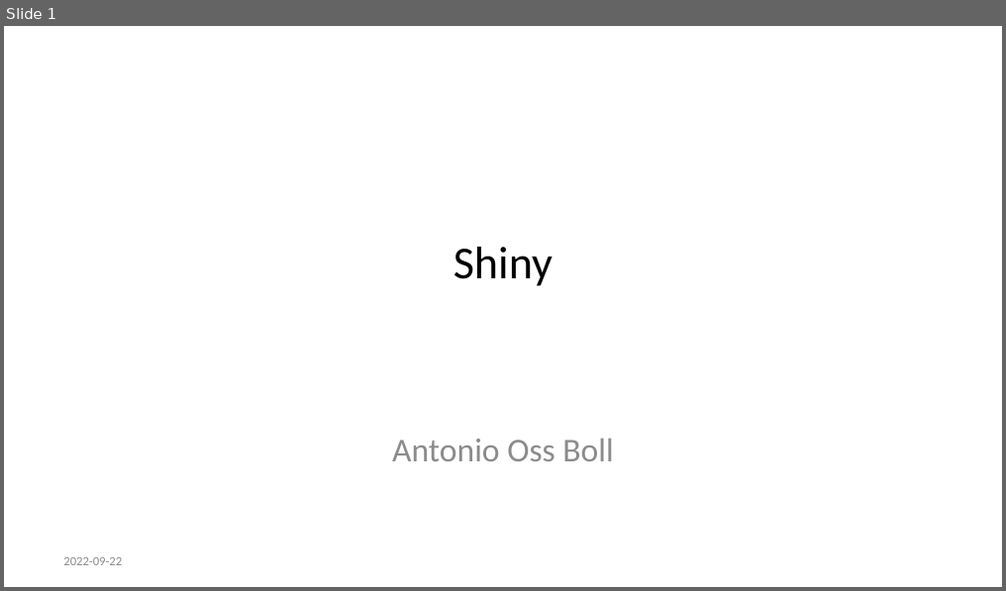
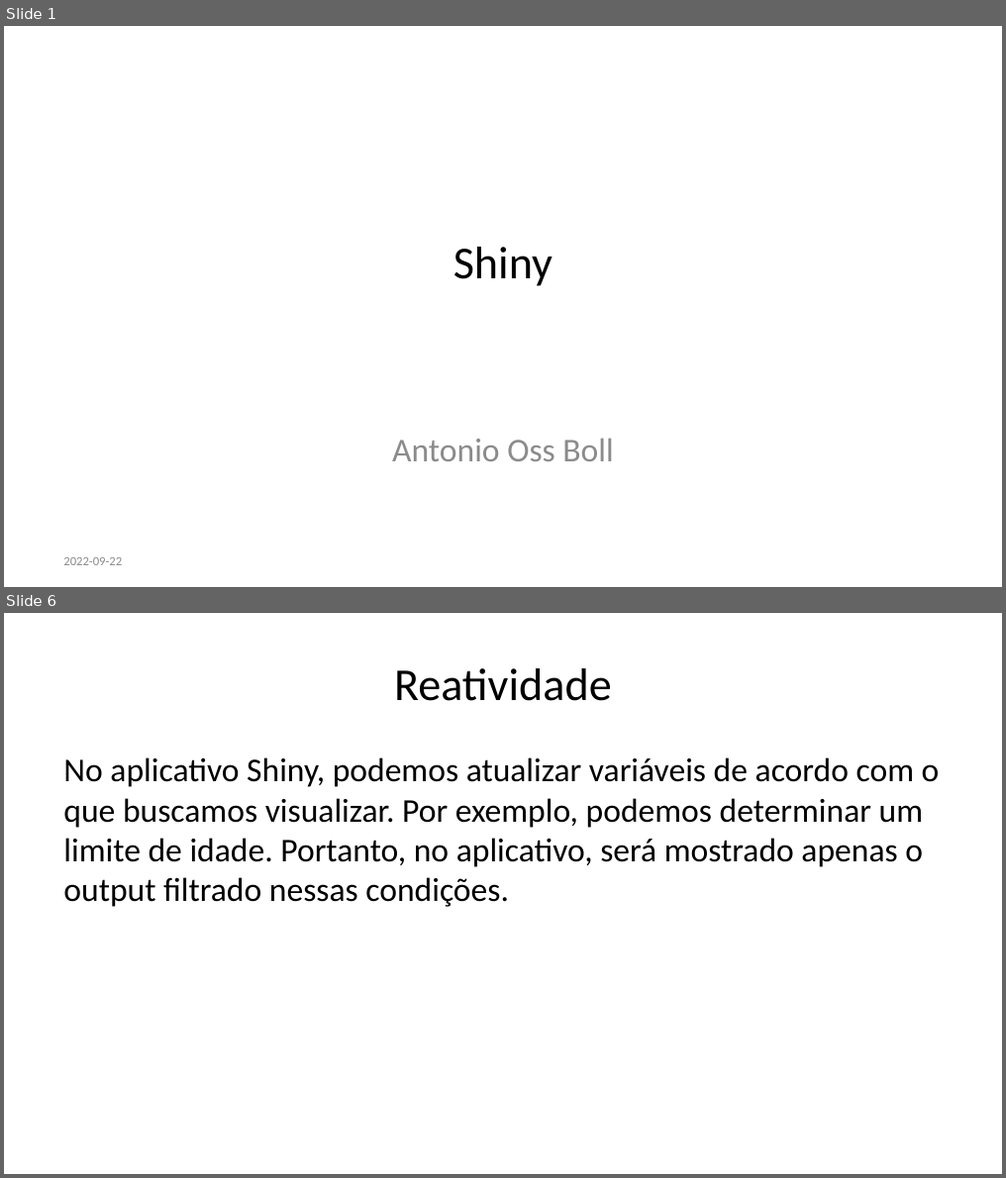
Before and after one commit to AntonioBoll/ApresentacaoShiny, a slide deck: apresentacao.pptx. Shown one above the other, each under a label of ours: slide 1 before the commit, slides 1 and 6 after it; the slides between them are not shown. The pictures are 1006x591 and 1006x1178 pixels, drawn with LibreOffice and Linux fonts; fonts in the diff are those of the drawing. Boxes give left, top, right and bottom in pixels: in the first picture for what was removed or moved away, otherwise in the second. Text is boxed around its words. In the diff, an @@ line names an element or a change of style, - is before the commit and + after.

```diff
--- a/apresentacao.pptx
+++ b/apresentacao.pptx
@@ slide 6 added at box(4, 613, 1002, 1174), background #FFFFFF @@
@@ title added at box(394, 668, 612, 701), 33 pt, text #000000 @@
+Reatividade
@@ text added at box(63, 758, 940, 907), 24 pt, text #000000 @@
+No aplicativo Shiny, podemos atualizar variáveis de acordo com o que buscamos visualizar. Por exemplo, podemos determinar um limite de idade. Portanto, no aplicativo, será mostrado apenas o output filtrado nessas condições.
```
Also in this commit, not shown: 1 slide changed, 18 other slides added, 3 slides removed, 1 other file.
